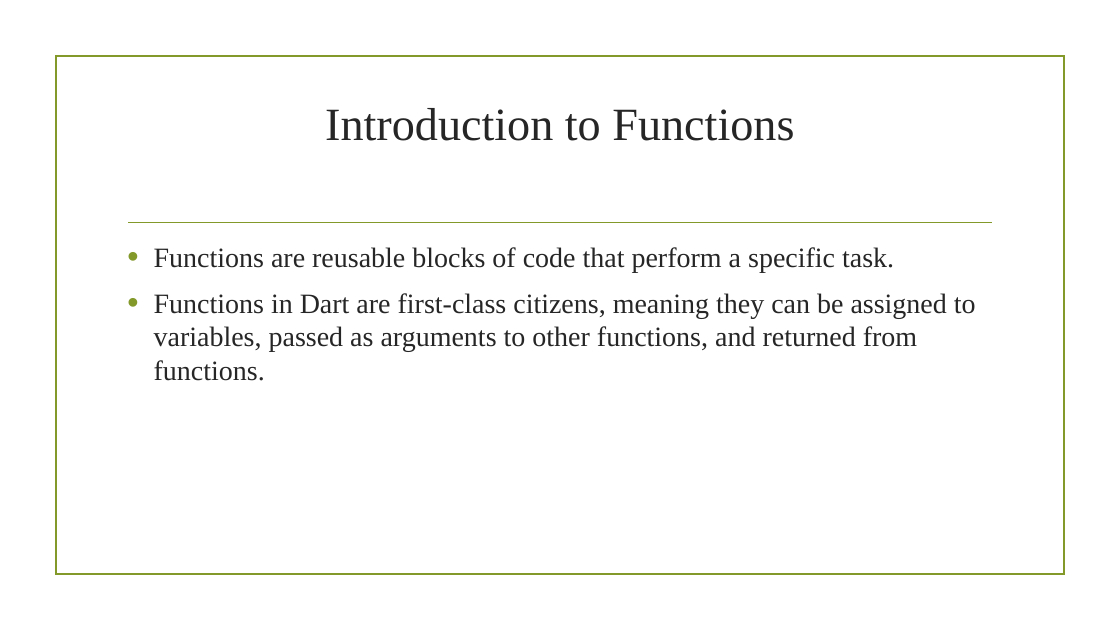
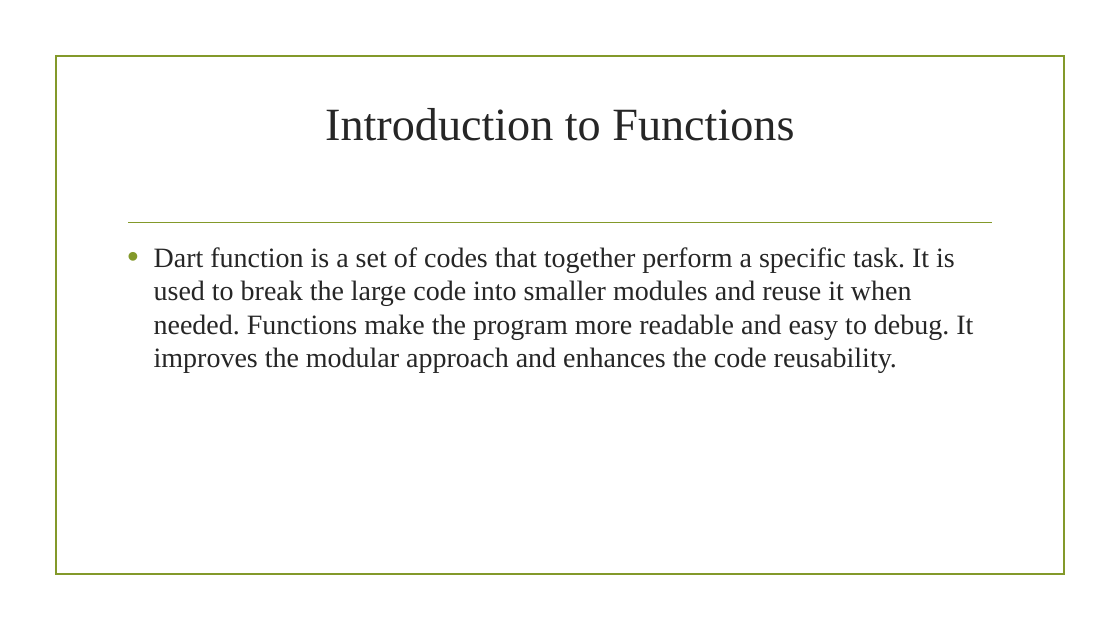
Before and after one commit to AbdifatahYasin1/Flutter-Mobile-Application, a slide deck: slide 2 of Advanced Dart.pptm. Drawn at 1120x630 pixels with LibreOffice and Linux fonts; fonts in the diff are those of the drawing; background and template pictures are left out. Boxes give left, top, right and bottom in pixels: in the first picture for what was removed or moved away, otherwise in the second. Text is boxed around its words. In the diff, an @@ line names an element or a change of style, - is before the commit and + after.

```diff
--- a/Advanced Dart.pptm
+++ b/Advanced Dart.pptm
@@ text at [154,247,973,373]: text changed @@
-• Functions are reusable blocks of code that perform a specific task.
-• Functions in Dart are first-class citizens, meaning they can be assigned to variables, passed as arguments to other functions, and returned from functions.
+• Dart function is a set of codes that together perform a specific task. It is used to break the large code into smaller modules and reuse it when needed. Functions make the program more readable and easy to debug. It improves the modular approach and enhances the code reusability.
```
Also in this commit, not shown: 1 other slide changed, 4 slides added.
